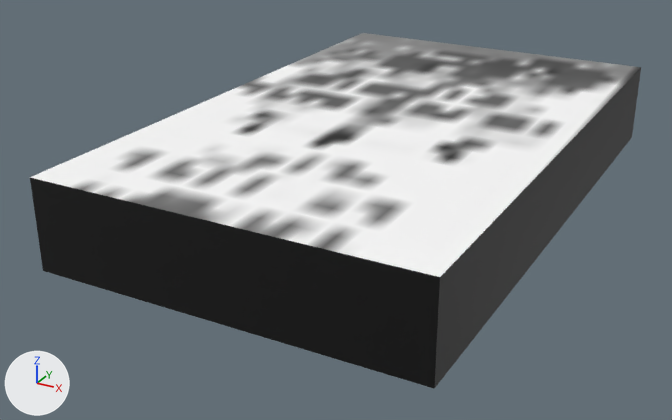
The OBJ model Assets/Models/PaperVHS25.obj: old version first, new version second.
The view is the same before and after, from a 50 mm camera at (0.427, -0.895, 0.364) aimed at (-0.038, -0.05, -0.058). Arrows for +X, +Y and +Z are at lower left; the lights stay in place. Where no turn or scale is listed for an object, it has been applied to the vertices.

The first picture shows 'PaperVHS25_Cube.034'.
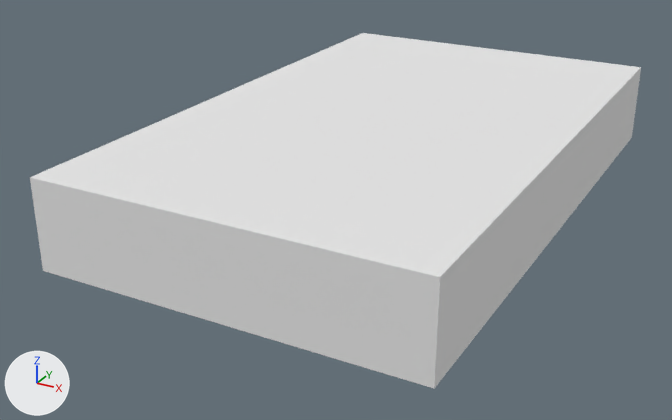
Boxes [x1, y1, x2, y2] around the edits, measured in the pictures (672 x 420 px):
'PaperVHS25_Cube.034', recoloured: [30, 33, 641, 388] in both

What changed in the scene script:
```text
Add mat_null:
    mat_null = principled_material('(null)')
    mat_null.base_color = (0.8, 0.8, 0.8)  # white #e7e7e7
    mat_null.roughness = 1.0
Change me_papervhs25_cube_034:
    where me_papervhs25_cube_034.from_pydata(...)  # 48 vertices, 41 faces; spans x -0.203..0.204, y -0.333..0.332, z -0.048..0.048
    remove me_papervhs25_cube_034.materials.append(mat_colors_and_textures_022)  # picture img_color_atlas_and_textures_png
    add me_papervhs25_cube_034.materials.append(mat_null)  # white #e7e7e7
```
